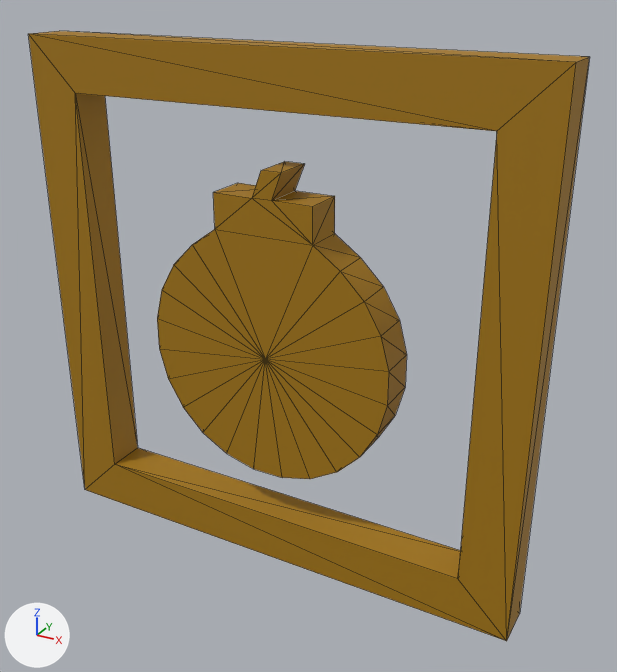
A saved change to the FBX model Assets/Map/bonusBomb.fbx.
Before and after are seen from a camera (50 mm lens) standing at (0.762, -1.26, 1.152) and looking at (0.057, 0.023, 0.511). Lighting does not change. The marker at lower left points along +X, +Y and +Z. Mesh edges are drawn as thin lines. Where no turn or scale is listed for an object, it has been applied to the vertices.

Objects in the first picture: '03_Bomb 1.001'.
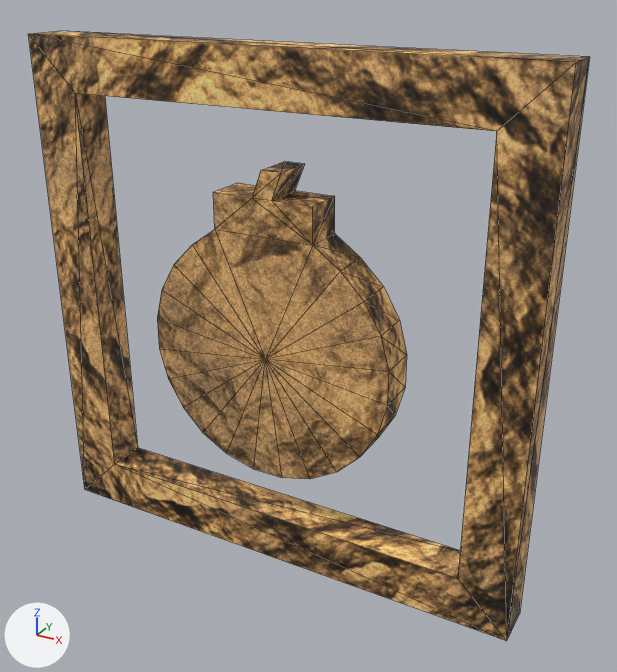
Commit message: Bonus added

Pixel boxes (x1, y1, x2, y2) of what changed, in the pictures (617 x 672 px):
'03_Bomb 1.001', surface changed
    both: (28, 31, 589, 641)

What the commit changed:
Picture 'rocher_or.tga' (img_rocher_or_tga) is new.
In material 'powerup03.001' (mat_powerup03_001), base_color is no longer (0.377, 0.187, 0.0), yellow #a57800.
In material 'powerup03.001' (mat_powerup03_001), texture is now set to img_rocher_or_tga, with its transparency.
